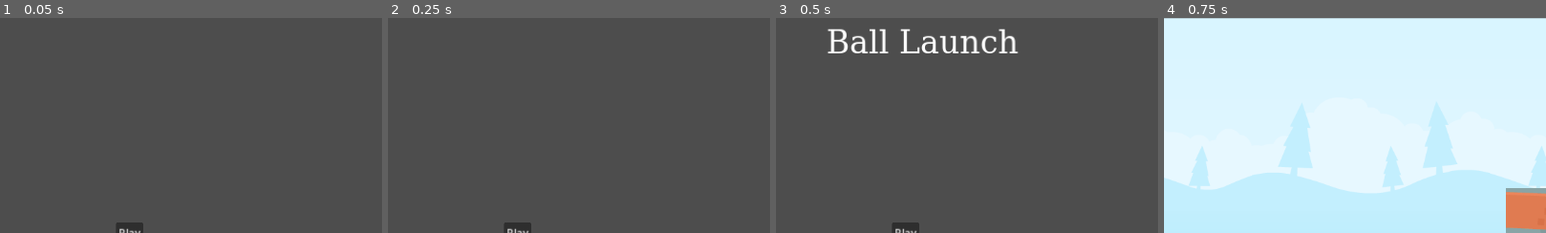
Above: before the commit, frames 1-4 (left to right).
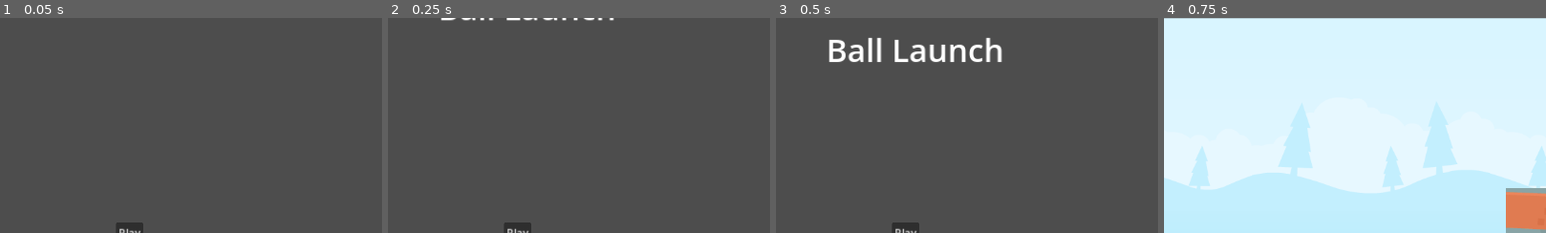
Above: after the commit, the same moments.

Repository: bsu-cs315/E1-Robinson
Game: Godot game, scene res://title_screen.tscn
The game is run twice, just before and just after one commit, with the same random seed, the same clock (stepped at 60 frames per second) and the same inputs. Sound files missing from this copy of the repository are replaced by a short silence.
Inputs:
- Up to frame 1 (0.05 s): no input
- Up to frame 2 (0.25 s): no input
- Up to frame 3 (0.5 s): no input
- Up to frame 4 (0.75 s): click "Play" at 0.5 s
The pictures show only the part of the screen within x 33-83%, y 0-50%; the shares and areas given below are measured in that part.

Frame 1 is identical in both runs. In frame 2, 0.4% of the frame differs, in the area x 13-60%, y 0-2%; in frame 3, 3.6%, in the area x 13-64%, y 4-21%; in frame 4, nothing differs.

Commit message:
Fix web demo title screen logo

Diff:
--- a/project/title_screen.tscn
+++ b/project/title_screen.tscn
@@ -1,22 +1,24 @@
-[gd_scene load_steps=7 format=3 uid="uid://b85p53wedv814"]
+[gd_scene load_steps=6 format=3 uid="uid://b85p53wedv814"]
 
 [ext_resource type="Script" path="res://title_screen.gd" id="1_2dwrl"]
 
-[sub_resource type="FontFile" id="FontFile_jdksg"]
-cache/0/16/0/ascent = 0.0
-cache/0/16/0/descent = 0.0
-cache/0/16/0/underline_position = 0.0
-cache/0/16/0/underline_thickness = 0.0
-cache/0/16/0/scale = 1.0
-cache/0/48/0/ascent = 0.0
-cache/0/48/0/descent = 0.0
-cache/0/48/0/underline_position = 0.0
-cache/0/48/0/underline_thickness = 0.0
-cache/0/48/0/scale = 1.0
+[sub_resource type="LabelSettings" id="LabelSettings_kqcsu"]
+font_size = 48
 
-[sub_resource type="LabelSettings" id="LabelSettings_jwsj1"]
-font = SubResource("FontFile_jdksg")
-font_size = 48
+[sub_resource type="Animation" id="Animation_fs75d"]
+length = 0.001
+tracks/0/type = "value"
+tracks/0/imported = false
+tracks/0/enabled = true
+tracks/0/path = NodePath("Label:position")
+tracks/0/interp = 1
+tracks/0/loop_wrap = true
+tracks/0/keys = {
+"times": PackedFloat32Array(0),
+"transitions": PackedFloat32Array(1),
+"update": 0,
+"values": [Vector2(456, -112)]
+}
 
 [sub_resource type="Animation" id="Animation_hvc4m"]
 resource_name = "title_logo_flyin"
@@ -31,21 +33,6 @@
 "transitions": PackedFloat32Array(1, 1),
 "update": 0,
 "values": [Vector2(456, -112), Vector2(456, 140)]
-}
-
-[sub_resource type="Animation" id="Animation_fs75d"]
-length = 0.001
-tracks/0/type = "value"
-tracks/0/imported = false
-tracks/0/enabled = true
-tracks/0/path = NodePath("Label:position")
-tracks/0/interp = 1
-tracks/0/loop_wrap = true
-tracks/0/keys = {
-"times": PackedFloat32Array(0),
-"transitions": PackedFloat32Array(1),
-"update": 0,
-"values": [Vector2(456, -112)]
 }
 
 [sub_resource type="AnimationLibrary" id="AnimationLibrary_13xso"]
@@ -77,12 +64,12 @@
 [node name="Label" type="Label" parent="."]
 layout_mode = 2
 offset_left = 456.0
-offset_top = 140.0
-offset_right = 695.0
-offset_bottom = 205.0
+offset_top = -112.0
+offset_right = 724.0
+offset_bottom = -45.0
 grow_horizontal = 2
 text = "Ball Launch"
-label_settings = SubResource("LabelSettings_jwsj1")
+label_settings = SubResource("LabelSettings_kqcsu")
 
 [node name="AnimationPlayer" type="AnimationPlayer" parent="."]
 libraries = {
Not shown, changed: docs/index.html
Not shown, changed: docs/index.pck
